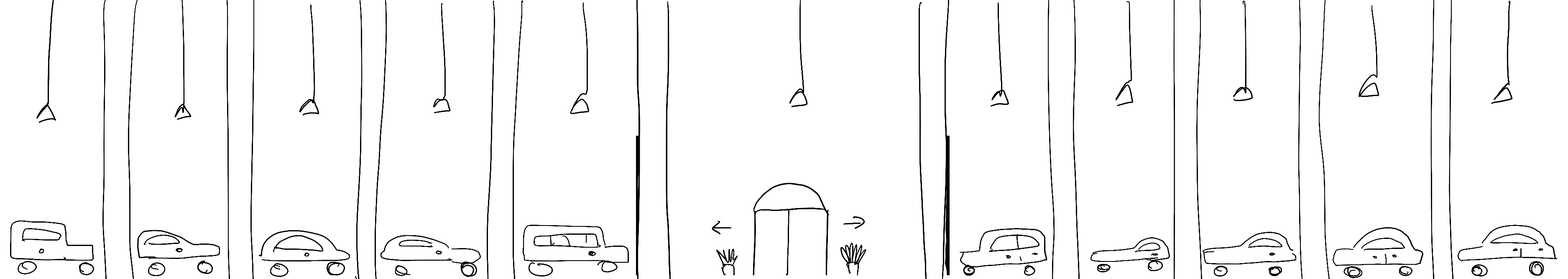
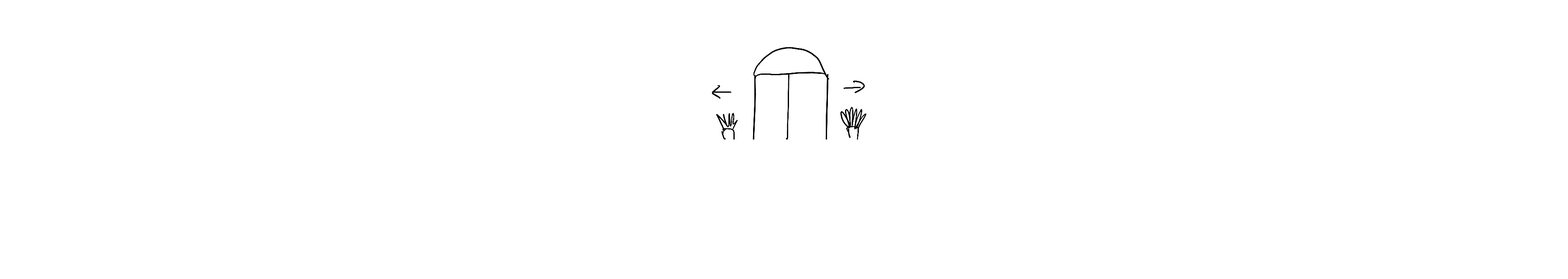
Two versions of the same layered image (1568 × 279). Layer-by-layer changes:
hid "Layer 6" over [10,0,1558,279]
added layer "Layer 1 copy" above "Layer 1" over [665,0,922,140]
hid "Layer 1" (2nd of 2), painted on it over [635,135,950,276]
